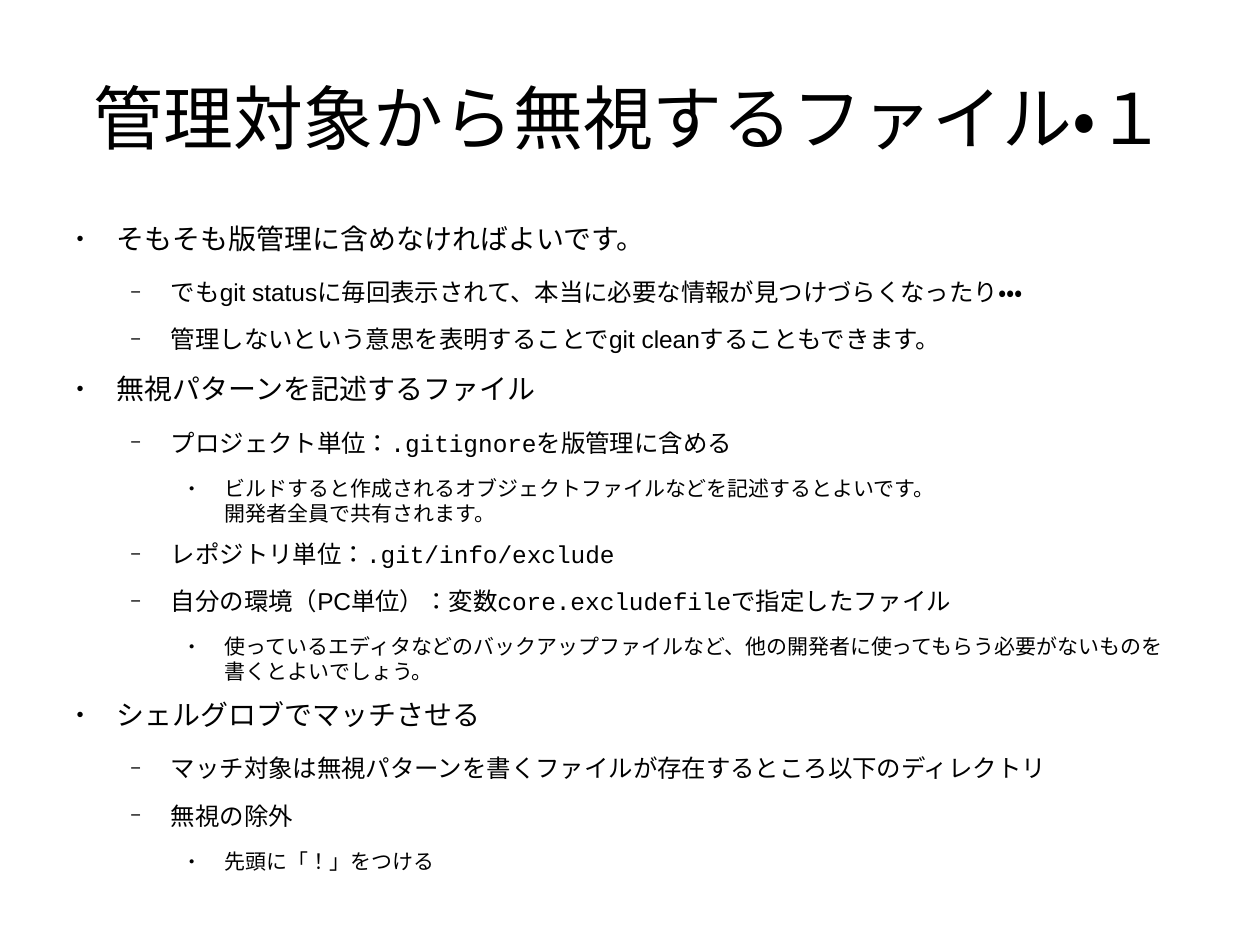
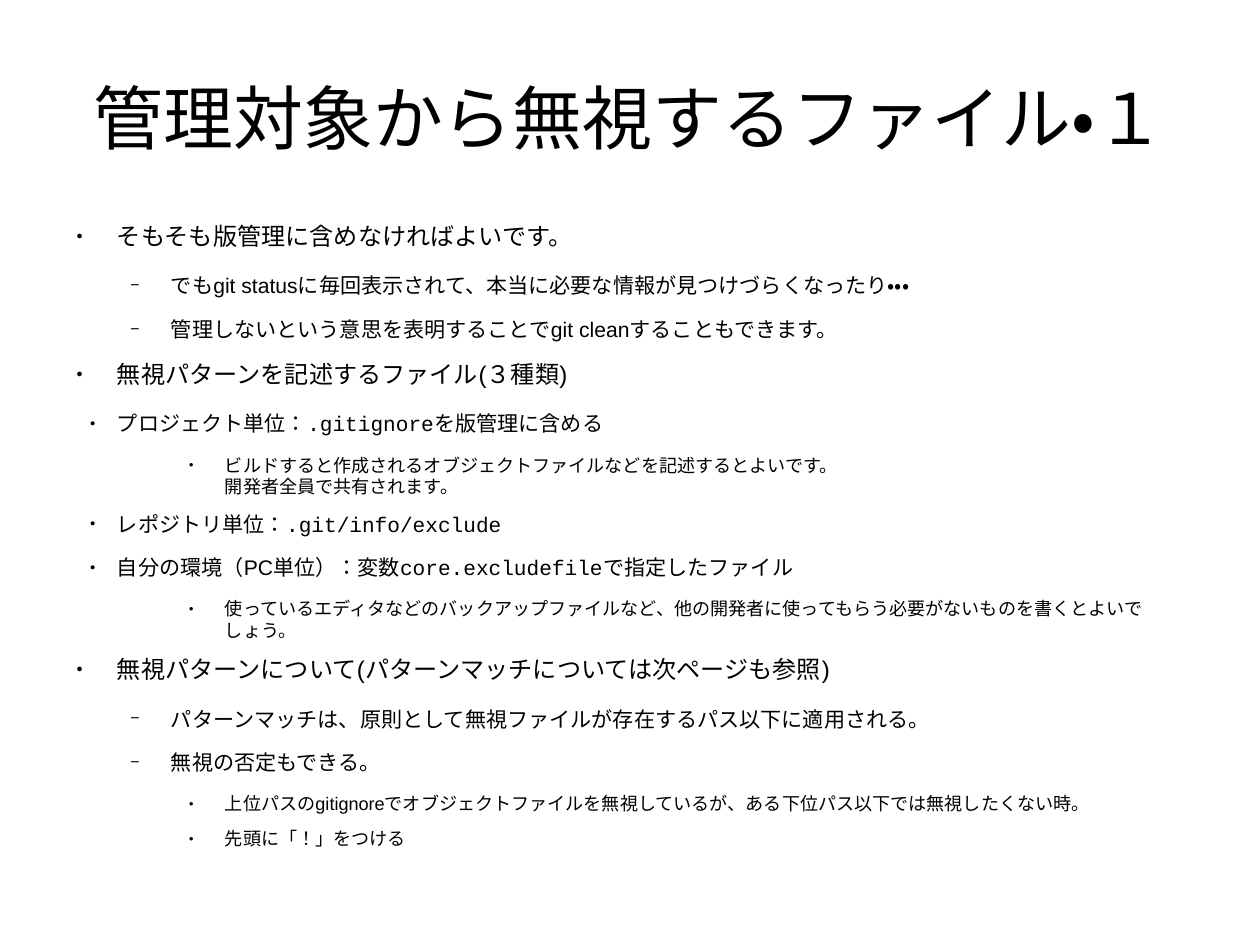
Before and after one commit to pneu/how_to_git, a slide deck: slide 75 of how_to_git.odp. Drawn at 1260x945 pixels with LibreOffice and Linux fonts; fonts in the diff are those of the drawing. Boxes give left, top, right and bottom in pixels: in the first picture for what was removed or moved away, otherwise in the second. Text is boxed around its words. In the diff, an @@ line names an element or a change of style, - is before the commit and + after.

```diff
--- a/how_to_git.odp
+++ b/how_to_git.odp
@@ text at box(117, 224, 1142, 847): size 17.6 to 15.2 pt in "そもそも版管理に含めなければよいです。"; size 15.4 to 13.3 pt in "でもgit statusに毎回表示されて、本当に必要な情報が見つけづらくなったり・・・", "管理しないという意思を表明することでgit cleanすることもできます。", "プロジェクト単位：.gitignoreを版管理に含める", "レポジトリ単位：.git/info/exclude" and 1 more places; size 13.2 to 11.4 pt in "ビルドすると作成されるオブジェクトファイルなどを記述するとよいです。 開発者全員で共有されます。", "使っているエディタなどのバックアップファイルなど、他の開発者に使ってもらう必要がないものを書くとよいでしょう。", "先頭に「！」をつける"; bullet − to ● @@
@@ text at box(117, 362, 567, 388): text changed; size 17.6 to 15.2 pt @@
-● 無視パターンを記述するファイル
+● 無視パターンを記述するファイル(３種類)
@@ text at box(117, 657, 1090, 814): text changed; size 15.4 to 11.4 pt @@
-● シェルグロブでマッチさせる
-  − マッチ対象は無視パターンを書くファイルが存在するところ以下のディレクトリ
-  − 無視の除外
+● 無視パターンについて(パターンマッチについては次ページも参照)
+  − パターンマッチは、原則として無視ファイルが存在するパス以下に適用される。
+  − 無視の否定もできる。
+    ● 上位パスのgitignoreでオブジェクトファイルを無視しているが、ある下位パス以下では無視したくない時。
```
Also in this commit, not shown: 5 other slides changed, 4 slides added, 2 slides removed.
